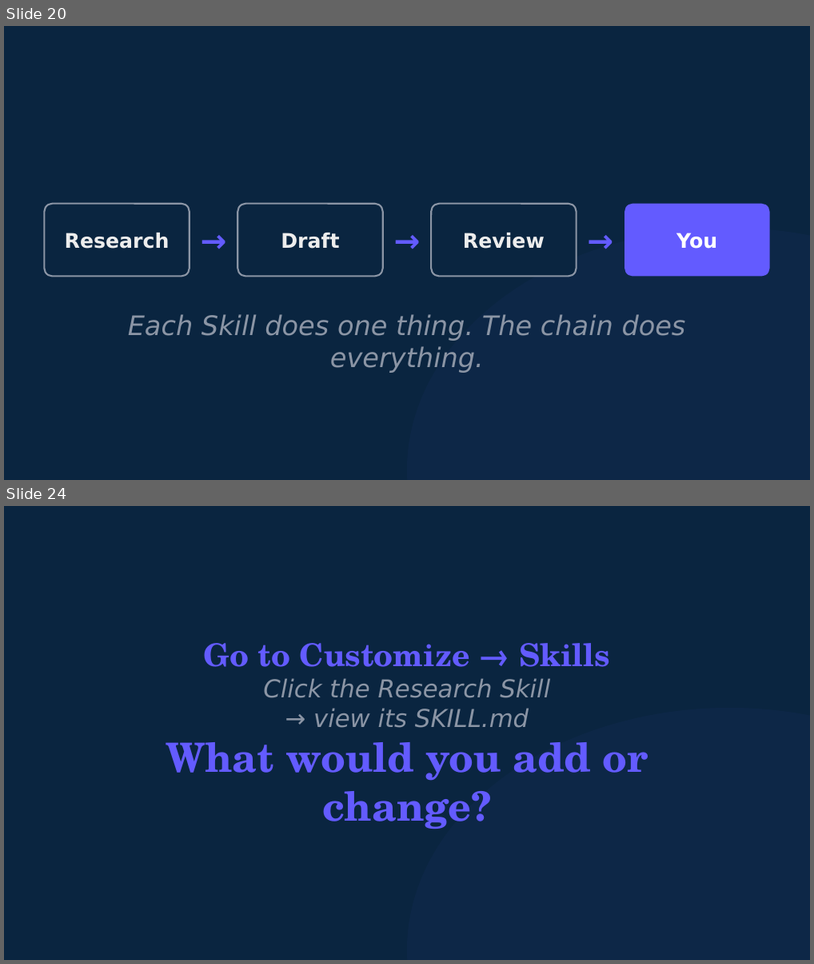
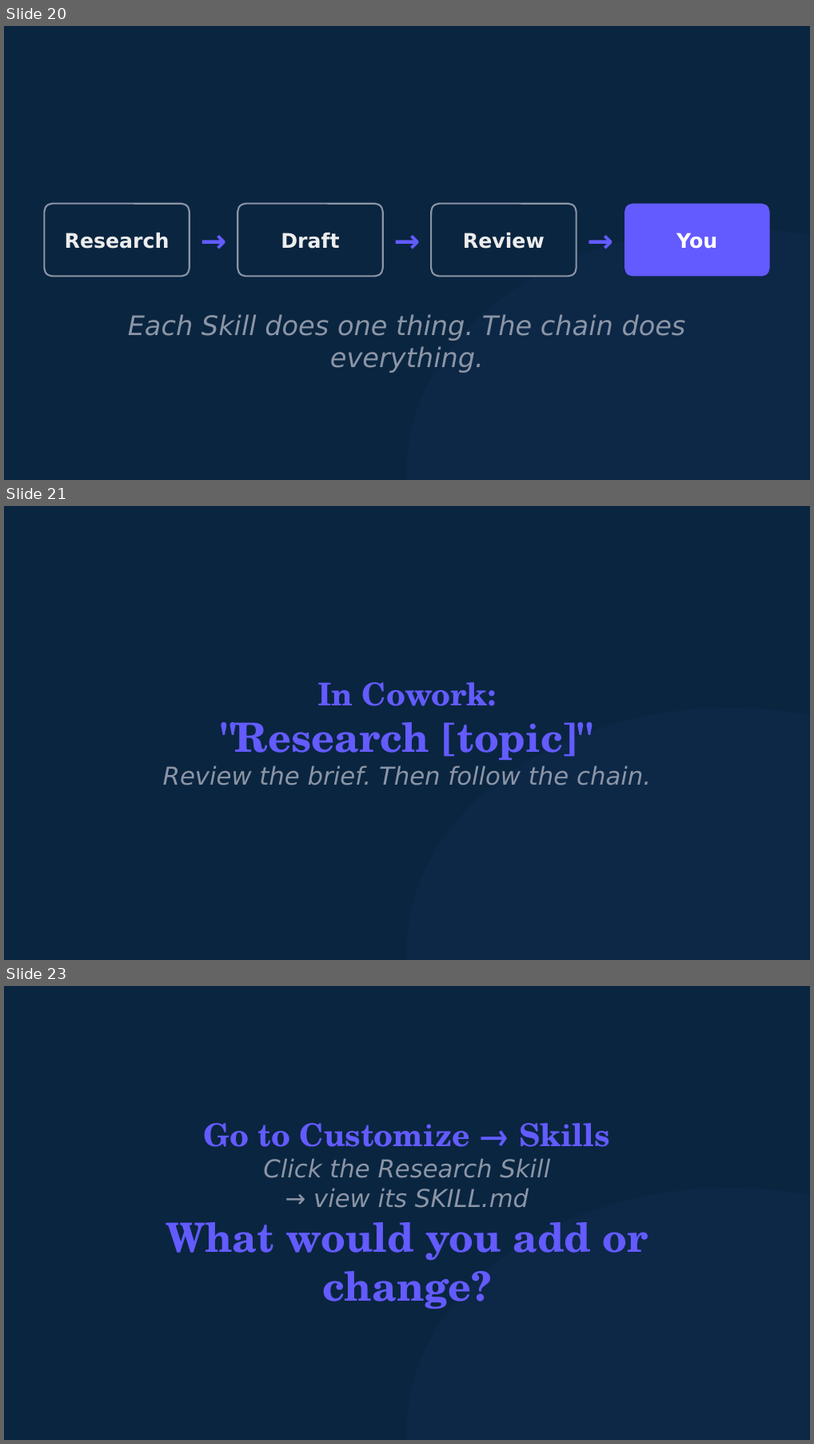
Before and after one commit to michaelengland/ai-best-practices, a slide deck: decks/workshop-2-orchestrator/workshop-2-orchestrator.pptx. Shown one above the other, each under a label of ours: slides 20 and 24 before the commit, slides 20, 21 and 23 after it; the slides between them are not shown. The pictures are 814x964 and 814x1444 pixels, drawn with LibreOffice and Linux fonts; fonts in the diff are those of the drawing. Boxes give left, top, right and bottom in pixels: in the first picture for what was removed or moved away, otherwise in the second. Text is boxed around its words. In the diff, an @@ line names an element or a change of style, - is before the commit and + after.

```diff
--- a/decks/workshop-2-orchestrator/workshop-2-orchestrator.pptx
+++ b/decks/workshop-2-orchestrator/workshop-2-orchestrator.pptx
@@ slide 21 added at [4,506,810,960], background #0A2540 @@
@@ text added at [163,682,651,785], 22 pt, text #8B95A5, italic @@
+In Cowork:
+"Research [topic]"
+Review the brief. Then follow the chain.
@@ ellipse added at [407,708,810,960], fill #635BFF at 4% opacity @@
@@ what was slide 24 is now slide 23 @@
```
Also in this commit, not shown: 1 other slide added, 3 slides removed, 2 other files.
